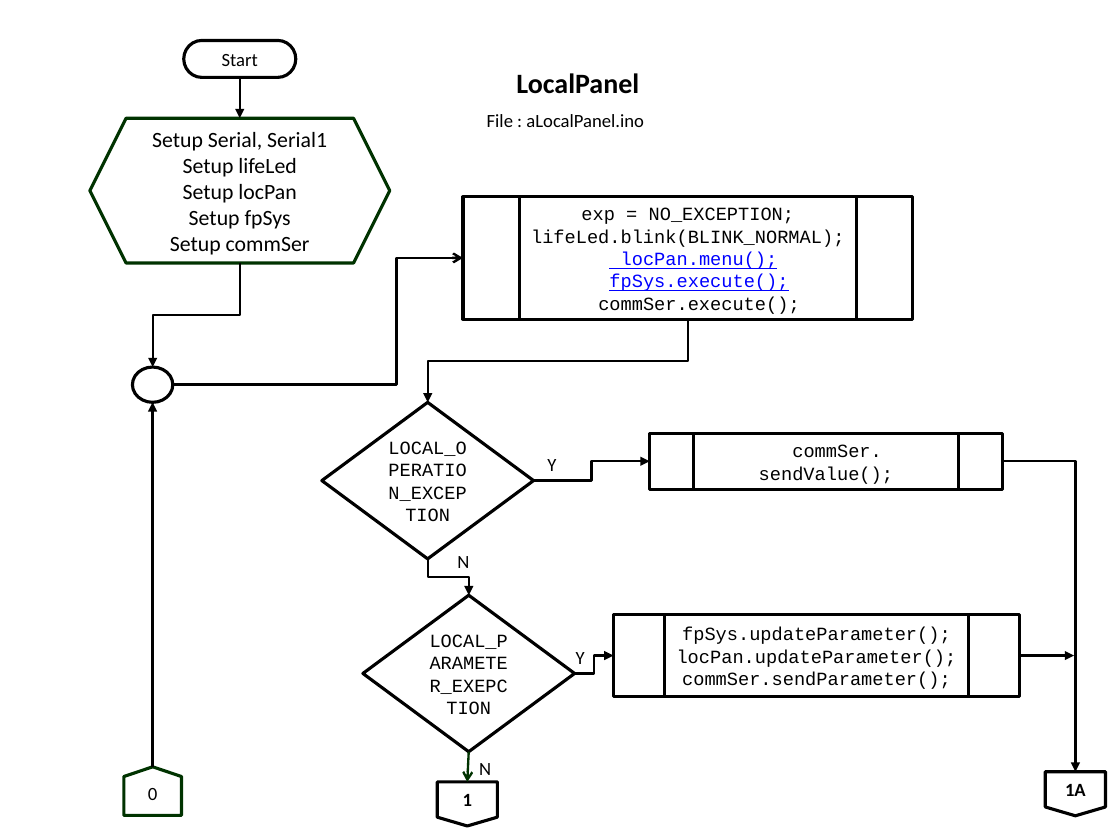
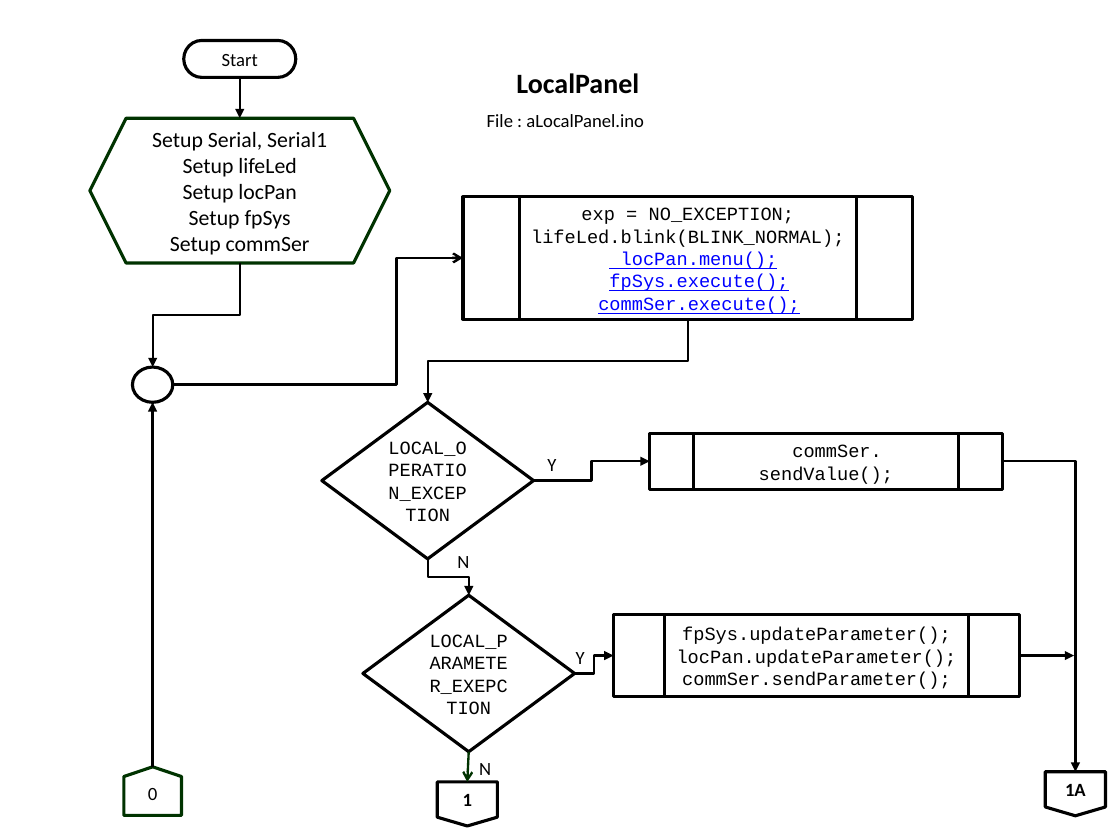
Before and after one commit to slametsampon/WFPS, a slide deck: slide 7 of resources/WFPS.pptx. Drawn at 1120x840 pixels with LibreOffice and Linux fonts; fonts in the diff are those of the drawing; background and template pictures are left out. Boxes give left, top, right and bottom in pixels: in the first picture for what was removed or moved away, otherwise in the second. Text is boxed around its words. In the diff, an @@ line names an element or a change of style, - is before the commit and + after.

Commit message:
update flowchart commSer->execute()

```diff
--- a/resources/WFPS.pptx
+++ b/resources/WFPS.pptx
@@ text in flow chart predefined process at [598, 297, 799, 314]: text colour #000000 to #0000FF, underline on in "commSer.execute();" @@
```
Also in this commit, not shown: 2 slides added, 2 other files.
